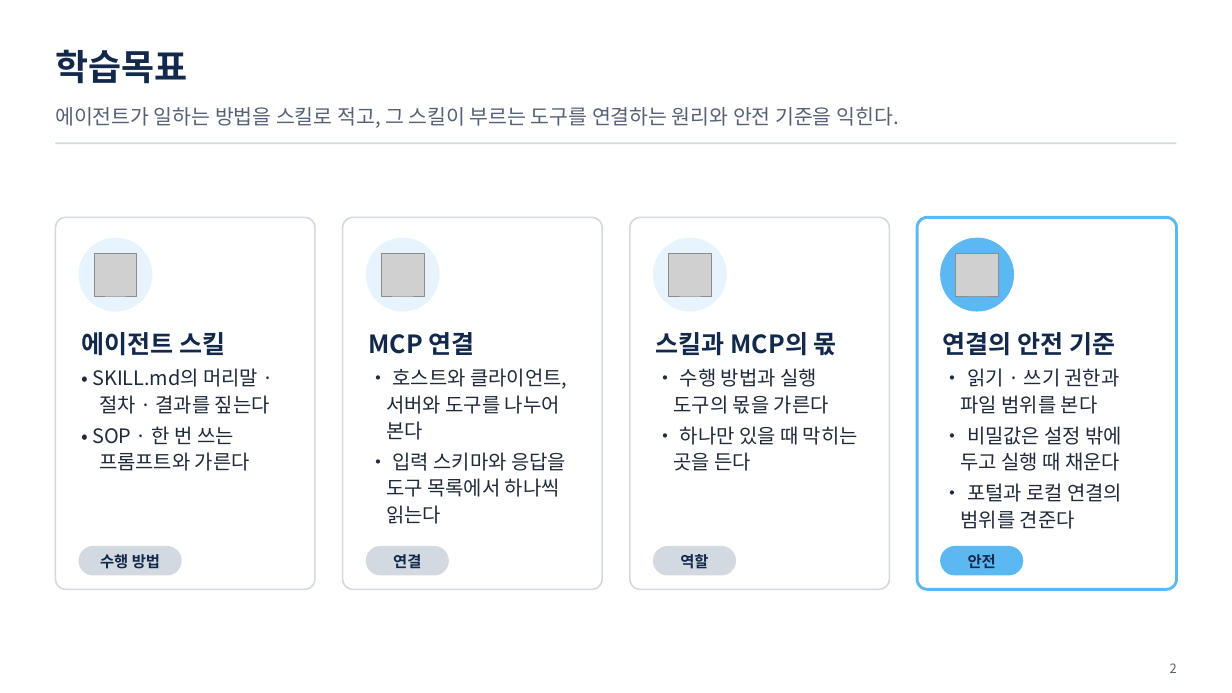
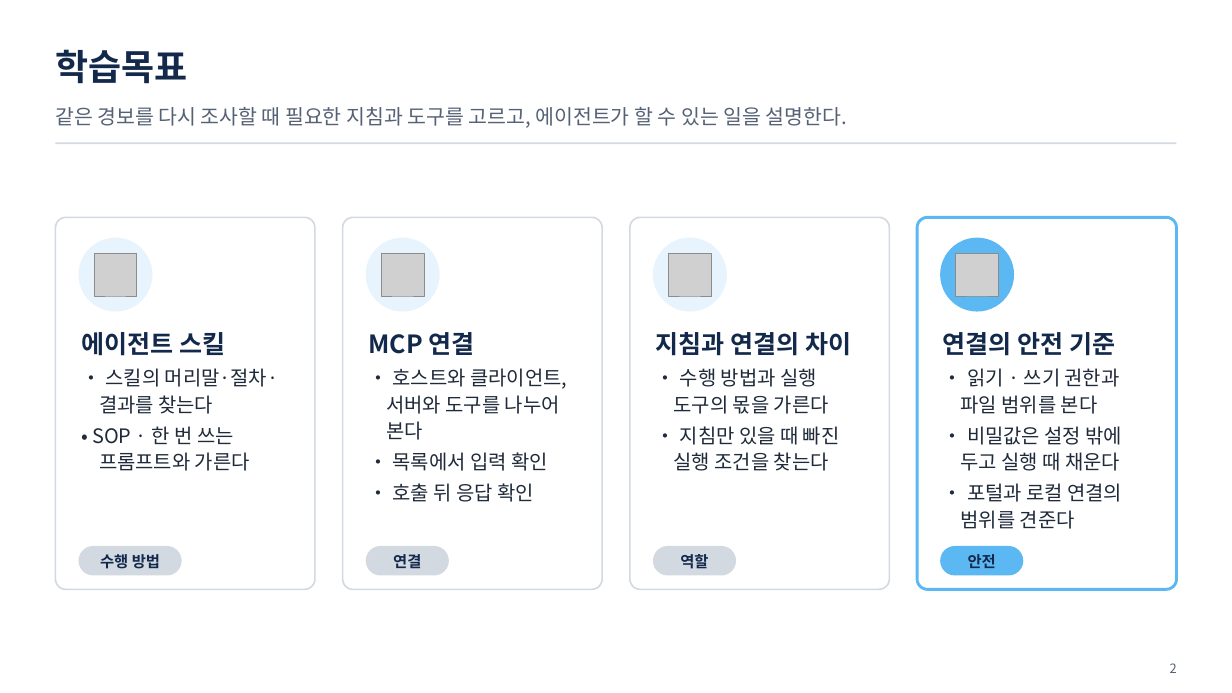
Before and after one commit to uengine-oss/hyd-iot-edu, a slide deck: slide 2 of workspace/강의제작/산출물/통합반/이론_오프라인/06회차/통합반_오프라인_06회차.pptx. Drawn at 1232x693 pixels with LibreOffice and Linux fonts; fonts in the diff are those of the drawing; grey boxes stand for pictures. Boxes give left, top, right and bottom in pixels: in the first picture for what was removed or moved away, otherwise in the second. Text is boxed around its words. In the diff, an @@ line names an element or a change of style, - is before the commit and + after.

Commit message:
통합반 현장 6회차 1~3장 품질 접수와 센서 추이에서 반복 조사 지침으로 잇는 도입 화면·발표자 노트를 검증한다

```diff
--- a/workspace/강의제작/산출물/통합반/이론_오프라인/06회차/통합반_오프라인_06회차.pptx
+++ b/workspace/강의제작/산출물/통합반/이론_오프라인/06회차/통합반_오프라인_06회차.pptx
@@ text at [55, 107, 847, 128]: text changed @@
-에이전트가 일하는 방법을 스킬로 적고, 그 스킬이 부르는 도구를 연결하는 원리와 안전 기준을 익힌다.
+같은 경보를 다시 조사할 때 필요한 지침과 도구를 고르고, 에이전트가 할 수 있는 일을 설명한다.
@@ text at [656, 332, 851, 356]: text changed @@
-스킬과 MCP의 몫
+지침과 연결의 차이
@@ text at [99, 368, 279, 414]: text changed @@
-• SKILL.md의 머리말 · 절차 · 결과를 짚는다
+• 스킬의 머리말·절차·결과를 찾는다
@@ text at [673, 426, 840, 471]: text changed @@
-• 하나만 있을 때 막히는 곳을 든다
+• 지침만 있을 때 빠진 실행 조건을 찾는다
@@ text at [393, 452, 548, 502]: text changed @@
-• 입력 스키마와 응답을 도구 목록에서 하나씩 읽는다
+• 목록에서 입력 확인
+• 호출 뒤 응답 확인
```
Also in this commit, not shown: 1 other slide changed, 9 other files.
